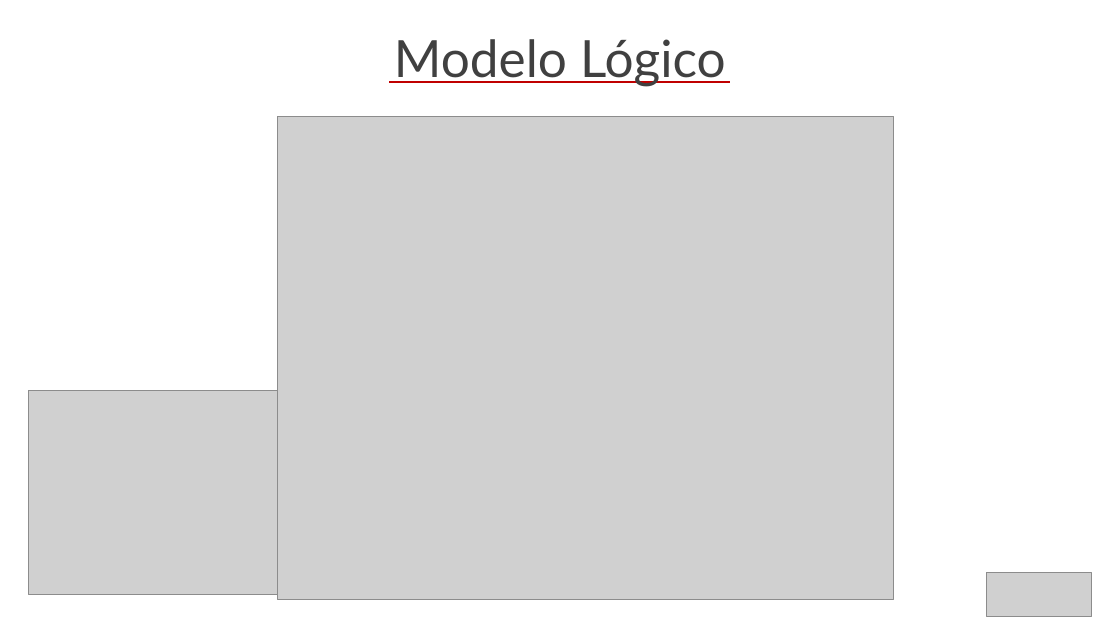
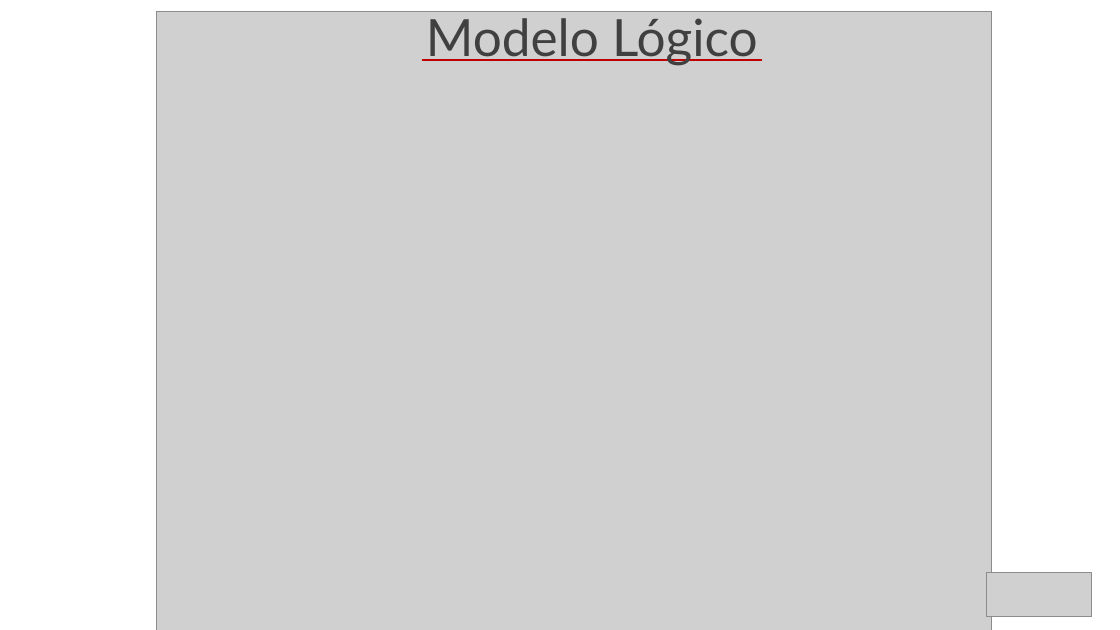
Before and after one commit to BandTec/grupo-07-adsa-20201, a slide deck: slide 11 of Documentação/Slide Final.pptx. Drawn at 1120x630 pixels with LibreOffice and Linux fonts; fonts in the diff are those of the drawing; grey boxes stand for pictures. Boxes give left, top, right and bottom in pixels: in the first picture for what was removed or moved away, otherwise in the second. Text is boxed around its words. In the diff, an @@ line names an element or a change of style, - is before the commit and + after.

```diff
--- a/Documentação/Slide Final.pptx
+++ b/Documentação/Slide Final.pptx
@@ text "Modelo Lógico" moved from (x1=394, y1=39, x2=726, y2=87) to (x1=426, y1=18, x2=758, y2=66) @@
@@ picture resized from (x1=277, y1=116, x2=893, y2=599) to (x1=156, y1=11, x2=991, y2=630) @@
@@ line moved from (390, 82) - (730, 82) to (422, 60) - (762, 60) @@
@@ picture removed at (x1=29, y1=390, x2=312, y2=594) @@
```
Also in this commit, not shown: 3 other slides changed, 1 slide added, 1 slide removed.
